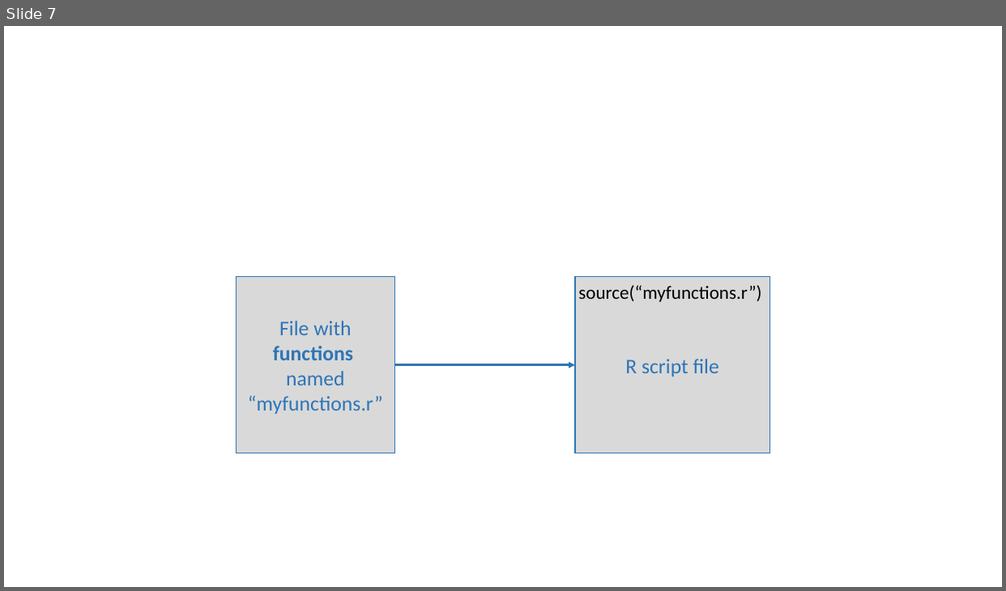
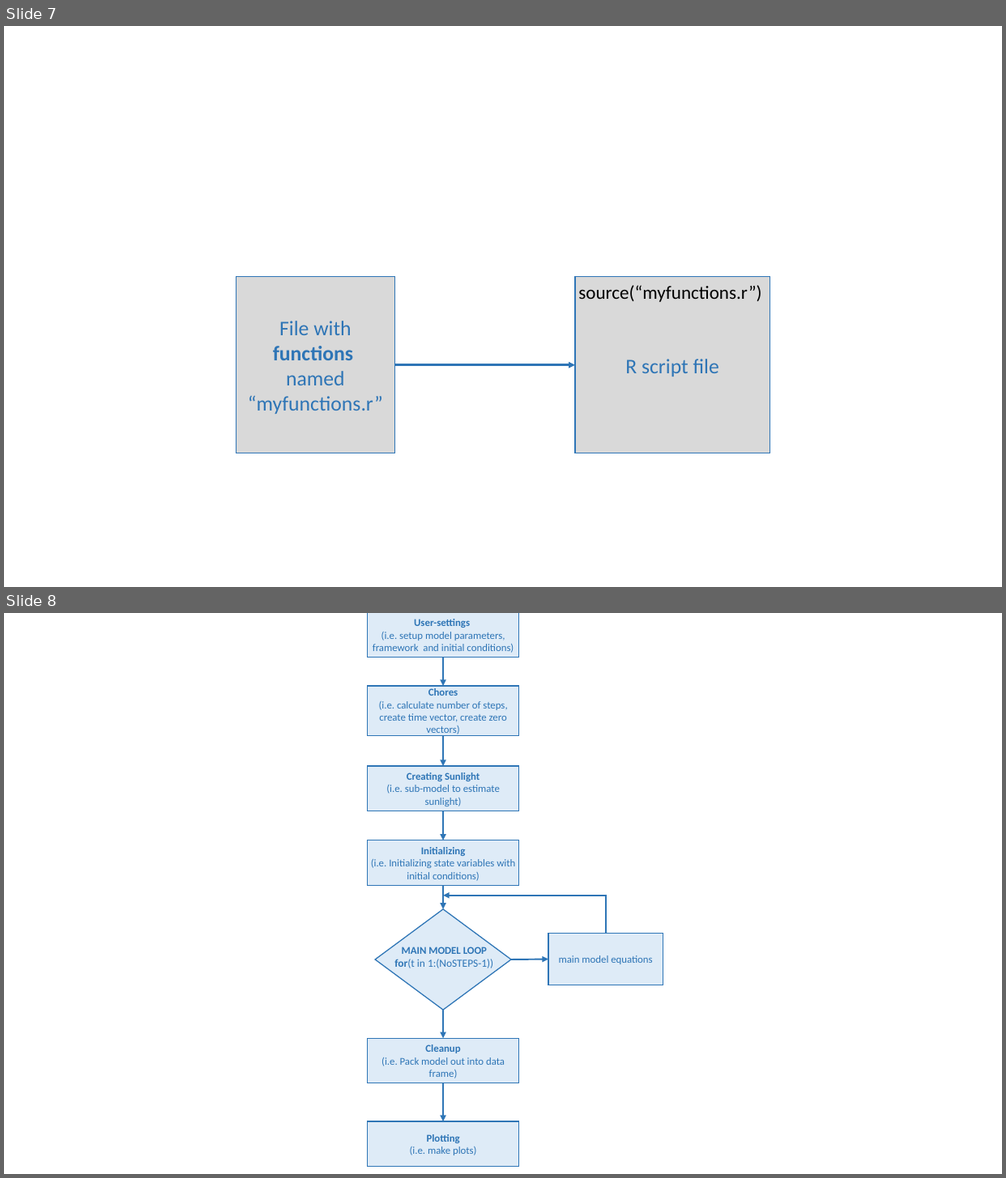
Before and after one commit to Diego-Ibarra/biol3782, a slide deck: week7/diagrams.pptx. Shown one above the other, each under a label of ours: slide 7 before the commit, slides 7 and 8 after it. The pictures are 1006x591 and 1006x1178 pixels, drawn with LibreOffice and Linux fonts; fonts in the diff are those of the drawing. Boxes give left, top, right and bottom in pixels: in the first picture for what was removed or moved away, otherwise in the second. Text is boxed around its words. In the diff, an @@ line names an element or a change of style, - is before the commit and + after.

```diff
--- a/week7/diagrams.pptx
+++ b/week7/diagrams.pptx
@@ slide 8 added at (4,613,1002,1174), background #FFFFFF @@
@@ rectangle added at (368,613,519,658), fill #DEEBF7, outline #2E75B6 1 pt, 10 pt, text #2E75B6 @@
+User-settings
+(i.e. setup model parameters, framework and initial conditions)
@@ arrow added from (444, 658) to (444, 686), #2E75B6 1.5 pt @@
@@ rectangle added at (368,686,519,735), fill #DEEBF7, outline #2E75B6 1 pt, 10 pt, text #2E75B6 @@
+Chores
+(i.e. calculate number of steps, create time vector, create zero vectors)
@@ arrow added from (444, 736) to (444, 766), #2E75B6 1.5 pt @@
@@ rectangle added at (368,766,519,811), fill #DEEBF7, outline #2E75B6 1 pt, 10 pt, text #2E75B6 @@
+Creating Sunlight
+(i.e. sub-model to estimate sunlight)
@@ arrow added from (444, 811) to (444, 841), #2E75B6 1.5 pt @@
@@ rectangle added at (368,841,519,885), fill #DEEBF7, outline #2E75B6 1 pt, 10 pt, text #2E75B6 @@
+Initializing
+(i.e. Initializing state variables with initial conditions)
@@ arrow added from (444, 885) to (444, 909), #2E75B6 1.5 pt @@
@@ elbow arrow added from (606, 934) to (444, 895), #2E75B6 1.5 pt @@
@@ diamond added at (375,909,512,1011), fill #DEEBF7, outline #2E75B6 1 pt @@
@@ text added at (394,947,493,969), 10.5 pt, text #2E75B6 @@
+MAIN MODEL LOOP
+for(t in 1:(NoSTEPS-1))
@@ rectangle added at (548,934,663,986), fill #DEEBF7, outline #2E75B6 1 pt, 10 pt, text #2E75B6 @@
+main model equations
@@ arrow added from (512, 960) to (548, 960), #2E75B6 1.5 pt @@
@@ arrow added from (444, 1010) to (444, 1039), #2E75B6 1.5 pt @@
@@ rectangle added at (368,1039,519,1084), fill #DEEBF7, outline #2E75B6 1 pt, 10 pt, text #2E75B6 @@
+Cleanup
+(i.e. Pack model out into data frame)
@@ arrow added from (444, 1084) to (444, 1122), #2E75B6 1.5 pt @@
@@ rectangle added at (368,1122,519,1167), fill #DEEBF7, outline #2E75B6 1 pt, 10 pt, text #2E75B6 @@
+Plotting
+(i.e. make plots)
```
Also in this commit, not shown: 1 slide removed, 12 other files.
